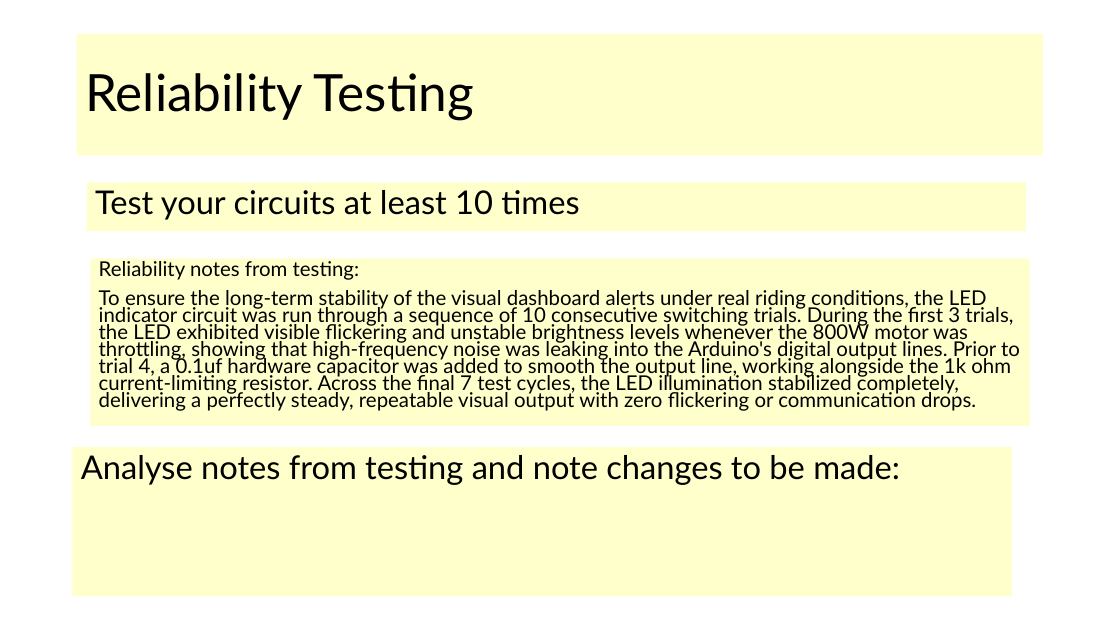
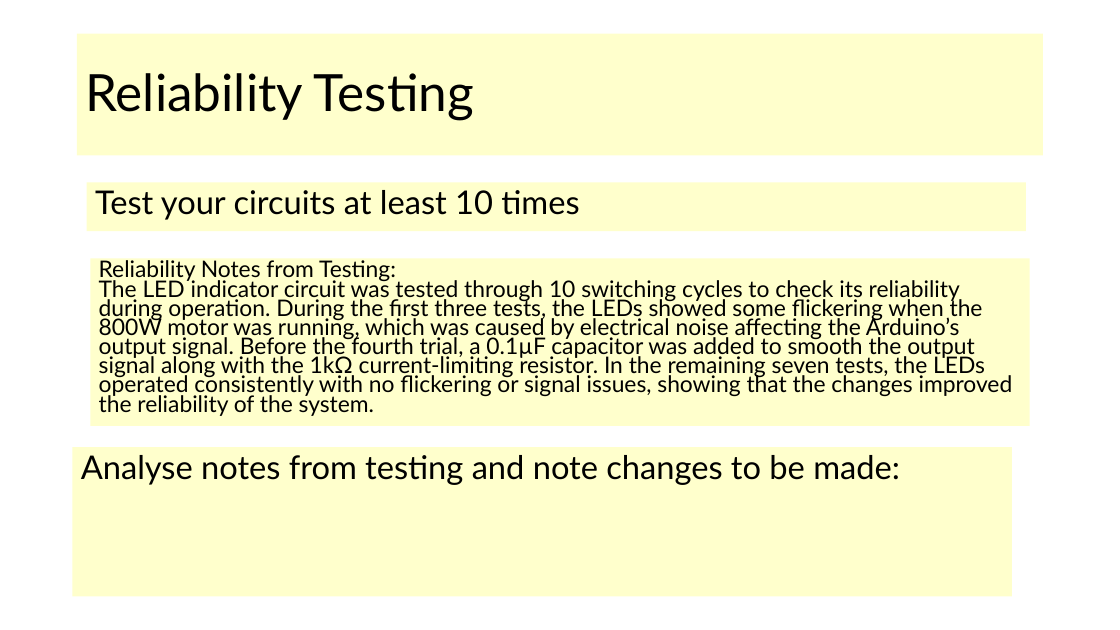
Before and after one commit to Heinrich70/Heinrich-13-Di-70cc-hybrid-pitbike, a slide deck: slide 19 of AS91904 Electronics Heinrich Venter.pptx (slide 18 before the commit). Drawn at 1120x630 pixels with LibreOffice and Linux fonts; fonts in the diff are those of the drawing. Boxes give left, top, right and bottom in pixels: in the first picture for what was removed or moved away, otherwise in the second. Text is boxed around its words. In the diff, an @@ line names an element or a change of style, - is before the commit and + after.

```diff
--- a/AS91904 Electronics Heinrich Venter.pptx
+++ b/AS91904 Electronics Heinrich Venter.pptx
@@ text in rectangle at (99, 257, 1013, 416): text changed; size 17.5 to 19.6 pt @@
-Reliability notes from testing:
-To ensure the long-term stability of the visual dashboard alerts under real riding conditions, the LED indicator circuit was run through a sequence of 10 consecutive switching trials. During the first 3 trials, the LED exhibited visible flickering and unstable brightness levels whenever the 800W motor was throttling, showing that high-frequency noise was leaking into the Arduino's digital output lines. Prior to trial 4, a 0.1uf hardware capacitor was added to smooth the output line, working alongside the 1k ohm current-limiting resistor. Across the final 7 test cycles, the LED illumination stabilized completely, delivering a perfectly steady, repeatable visual output with zero flickering or communication drops.
+Reliability Notes from Testing:
+The LED indicator circuit was tested through 10 switching cycles to check its reliability during operation. During the first three tests, the LEDs showed some flickering when the 800W motor was running, which was caused by electrical noise affecting the Arduino’s output signal. Before the fourth trial, a 0.1µF capacitor was added to smooth the output signal along with the 1kΩ current-limiting resistor. In the remaining seven tests, the LEDs operated consistently with no flickering or signal issues, showing that the changes improved the reliability of the system.
```
Also in this commit, not shown: 12 other slides changed, 1 slide added, 1 other file.
